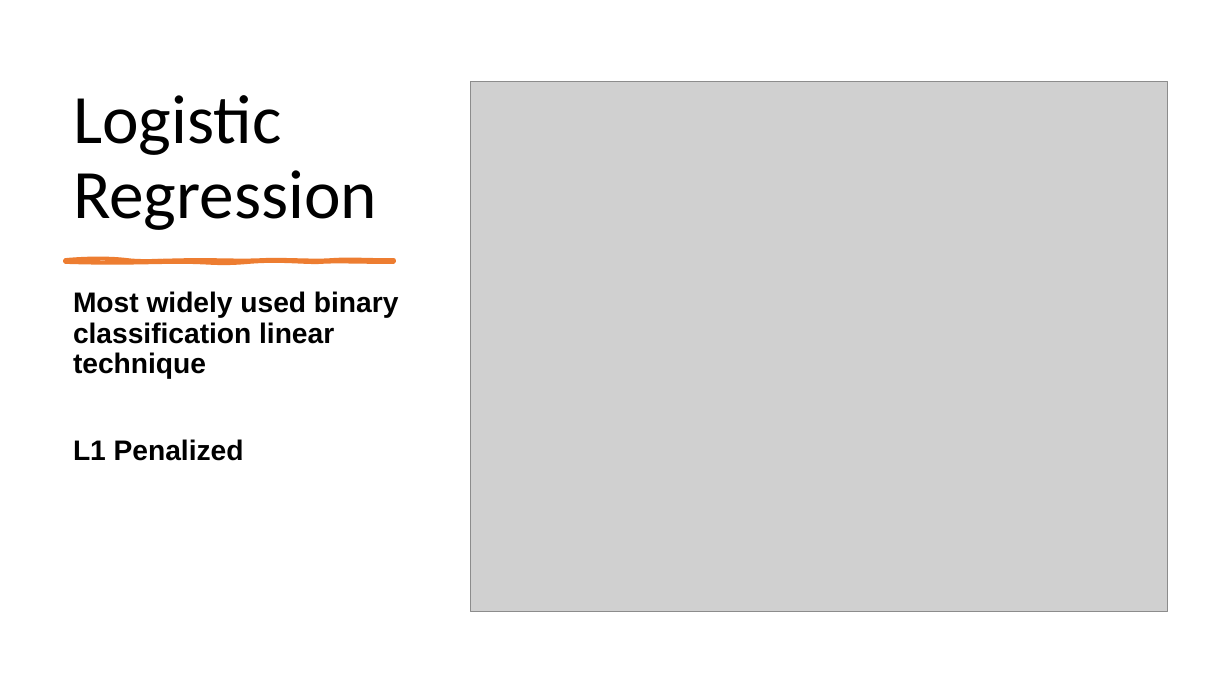
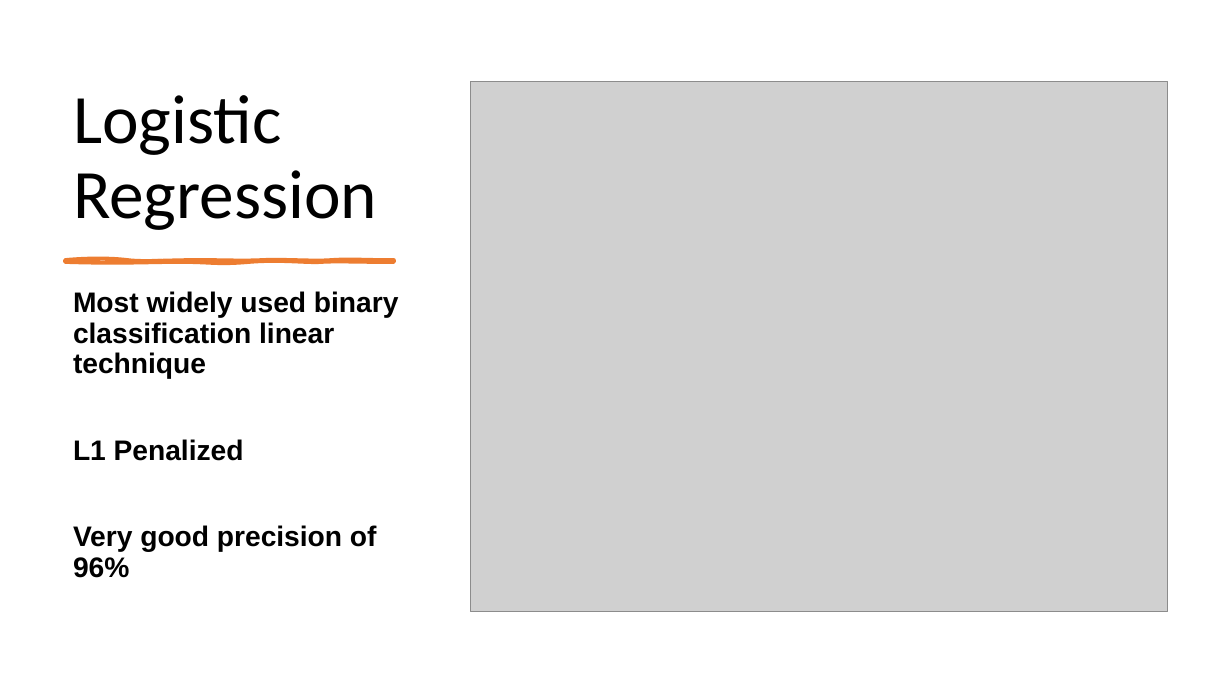
Before and after one commit to Zeruuuuu/ML-implementation, a slide deck: slide 7 of week 13 Final Code and Presentation/Presentation3.pptx. Drawn at 1232x693 pixels with LibreOffice and Linux fonts; fonts in the diff are those of the drawing; grey boxes stand for pictures. Boxes give left, top, right and bottom in pixels: in the first picture for what was removed or moved away, otherwise in the second. Text is boxed around its words. In the diff, an @@ line names an element or a change of style, - is before the commit and + after.

```diff
--- a/week 13 Final Code and Presentation/Presentation3.pptx
+++ b/week 13 Final Code and Presentation/Presentation3.pptx
@@ text at (73, 525, 377, 578): paragraph added @@
+Very good precision of 96%
```
Also in this commit, not shown: 7 other slides changed, 2 other files.
